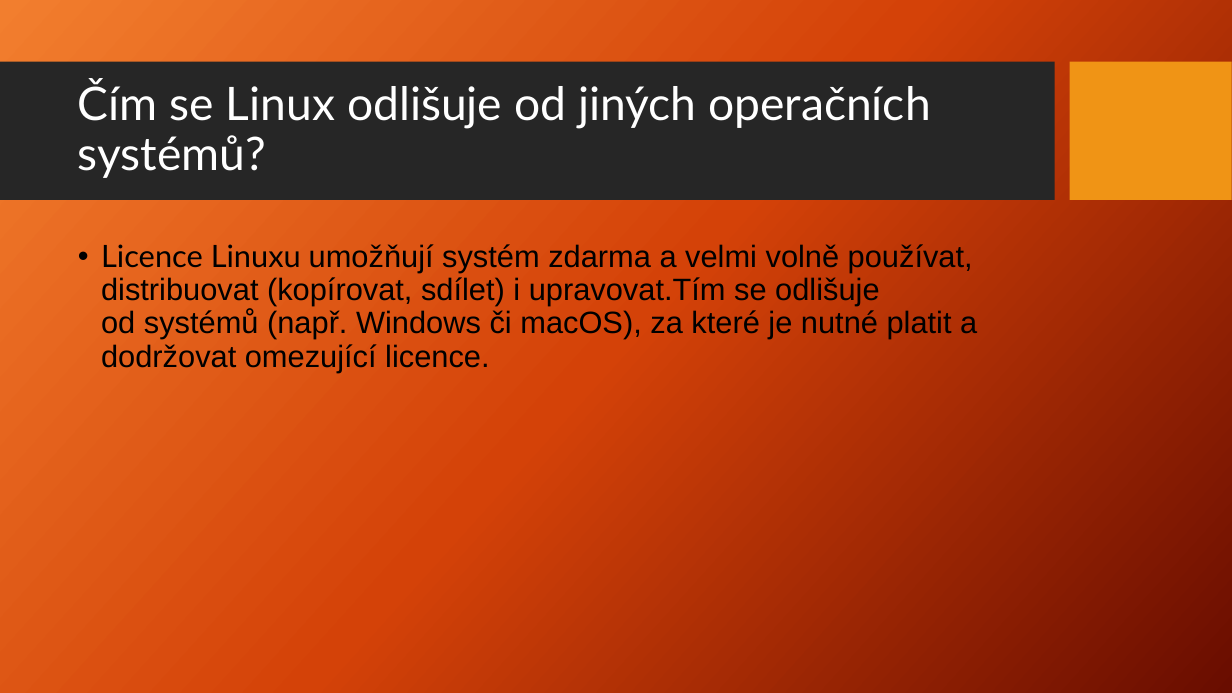
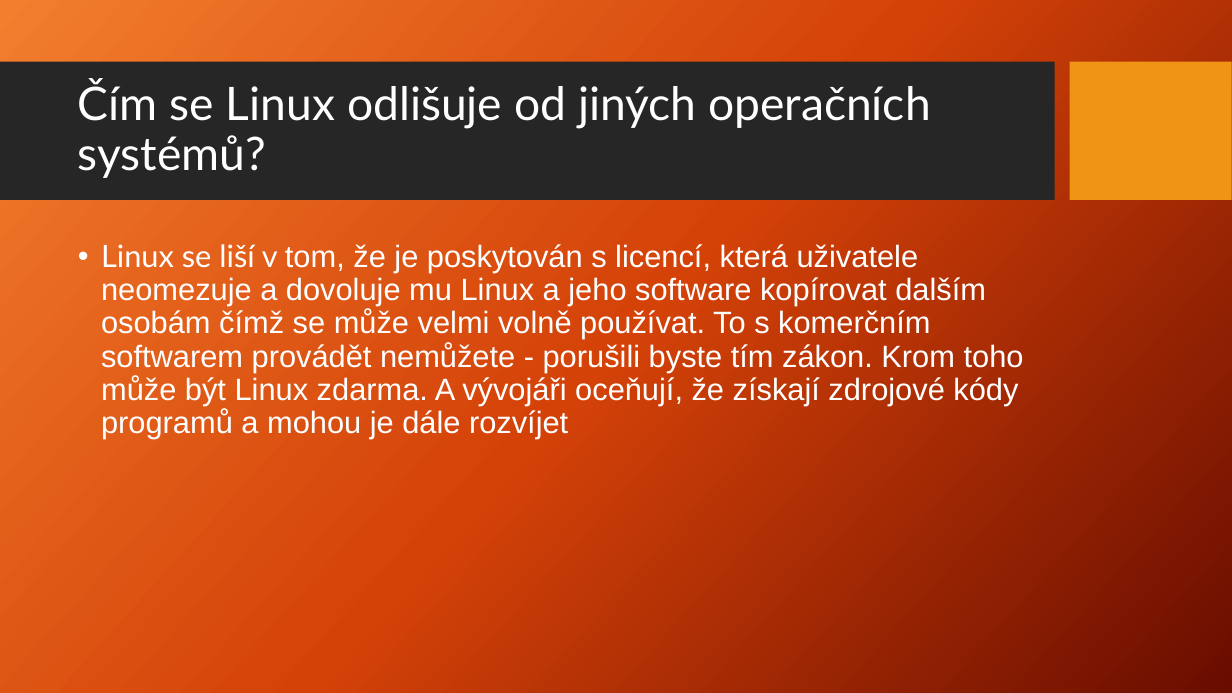
Before and after one commit to Jakub-Benes/Prezentace, a slide deck: slide 3 of Linux.pptx. Drawn at 1232x693 pixels with LibreOffice and Linux fonts; fonts in the diff are those of the drawing; background and template pictures are left out. Boxes give left, top, right and bottom in pixels: in the first picture for what was removed or moved away, otherwise in the second. Text is boxed around its words. In the diff, an @@ line names an element or a change of style, - is before the commit and + after.

```diff
--- a/Linux.pptx
+++ b/Linux.pptx
@@ text at (101,244,1024,439): text changed; text colour #000000 to #FFFFFF @@
-• Licence Linuxu umožňují systém zdarma a velmi volně používat, distribuovat (kopírovat, sdílet) i upravovat.Tím se odlišuje od systémů (např. Windows či macOS), za které je nutné platit a dodržovat omezující licence.
+• Linux se liší v tom, že je poskytován s licencí, která uživatele neomezuje a dovoluje mu Linux a jeho software kopírovat dalším osobám čímž se může velmi volně používat. To s komerčním softwarem provádět nemůžete - porušili byste tím zákon. Krom toho může být Linux zdarma. A vývojáři oceňují, že získají zdrojové kódy programů a mohou je dále rozvíjet
```
Also in this commit, not shown: 7 other slides changed, 5 slides added, 1 slide removed.
